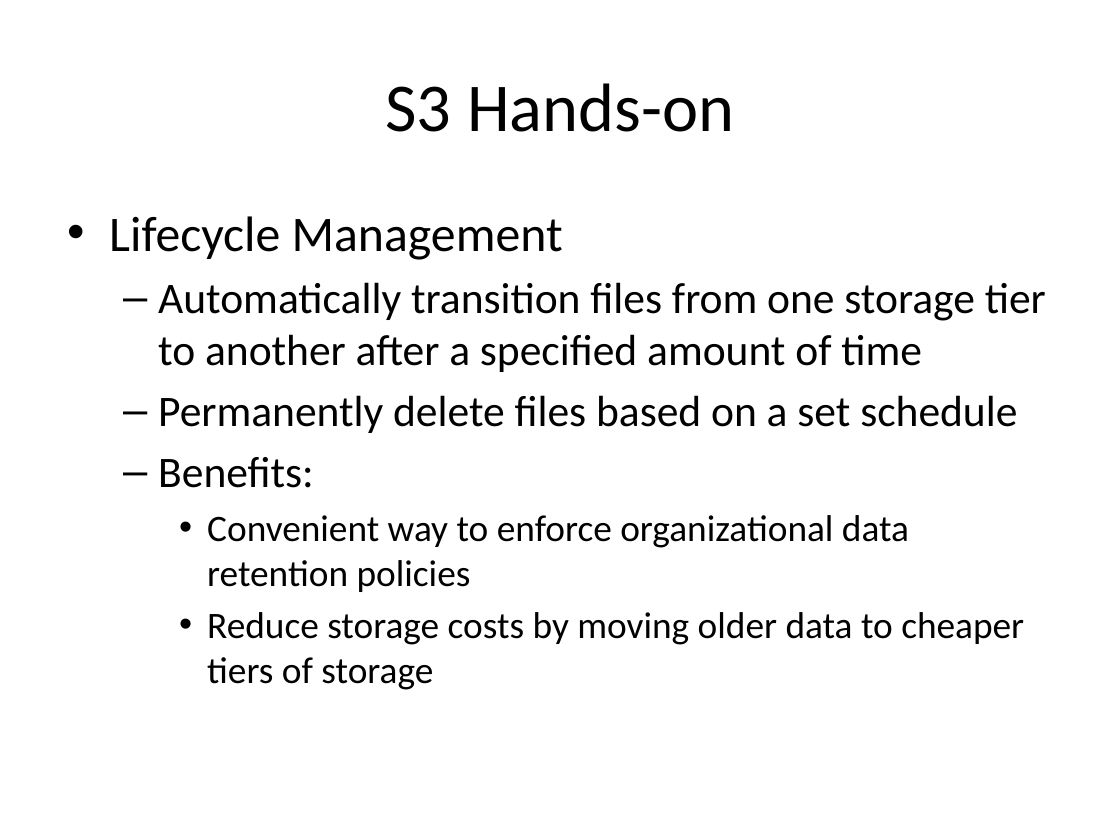
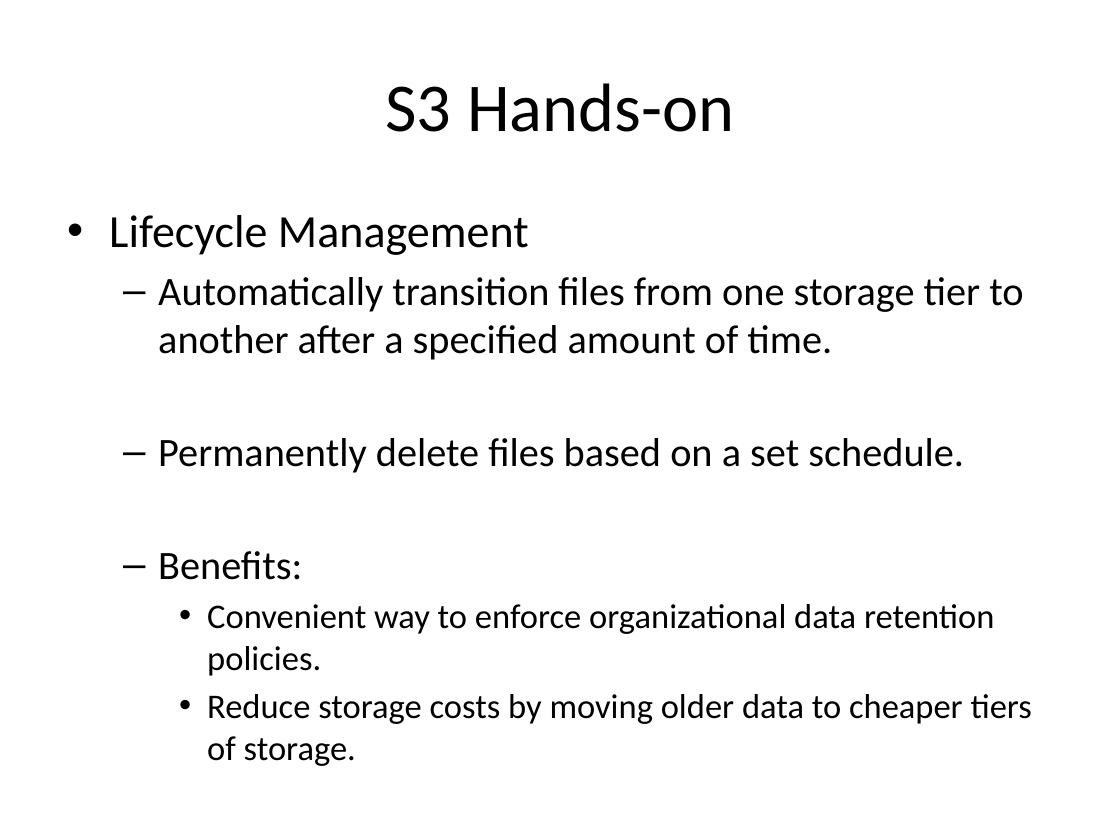
Before and after one commit to jasondbaker/infrastructure-class, a slide deck: slide 27 of lectures/infrastructure-week-4.pptx. Drawn at 1120x840 pixels with LibreOffice and Linux fonts; fonts in the diff are those of the drawing. Boxes give left, top, right and bottom in pixels: in the first picture for what was removed or moved away, otherwise in the second. Text is boxed around its words. In the diff, an @@ line names an element or a change of style, - is before the commit and + after.

```diff
--- a/lectures/infrastructure-week-4.pptx
+++ b/lectures/infrastructure-week-4.pptx
@@ text at (109, 215, 529, 580): size 32 to 29.6 pt in "Lifecycle Management"; size 28 to 25.9 pt in "Benefits:" @@
@@ text at (158, 277, 1023, 473): text changed; size 28 to 25.9 pt @@
-  – Automatically transition files from one storage tier to another after a specified amount of time
-  – Permanently delete files based on a set schedule
+  – Automatically transition files from one storage tier to another after a specified amount of time.
+  – Permanently delete files based on a set schedule.
@@ text at (207, 604, 1032, 766): text changed; size 24 to 22.2 pt @@
-    • Convenient way to enforce organizational data retention policies
-    • Reduce storage costs by moving older data to cheaper tiers of storage
+    • Convenient way to enforce organizational data retention policies.
+    • Reduce storage costs by moving older data to cheaper tiers of storage.
```
Also in this commit, not shown: 24 other slides changed.
